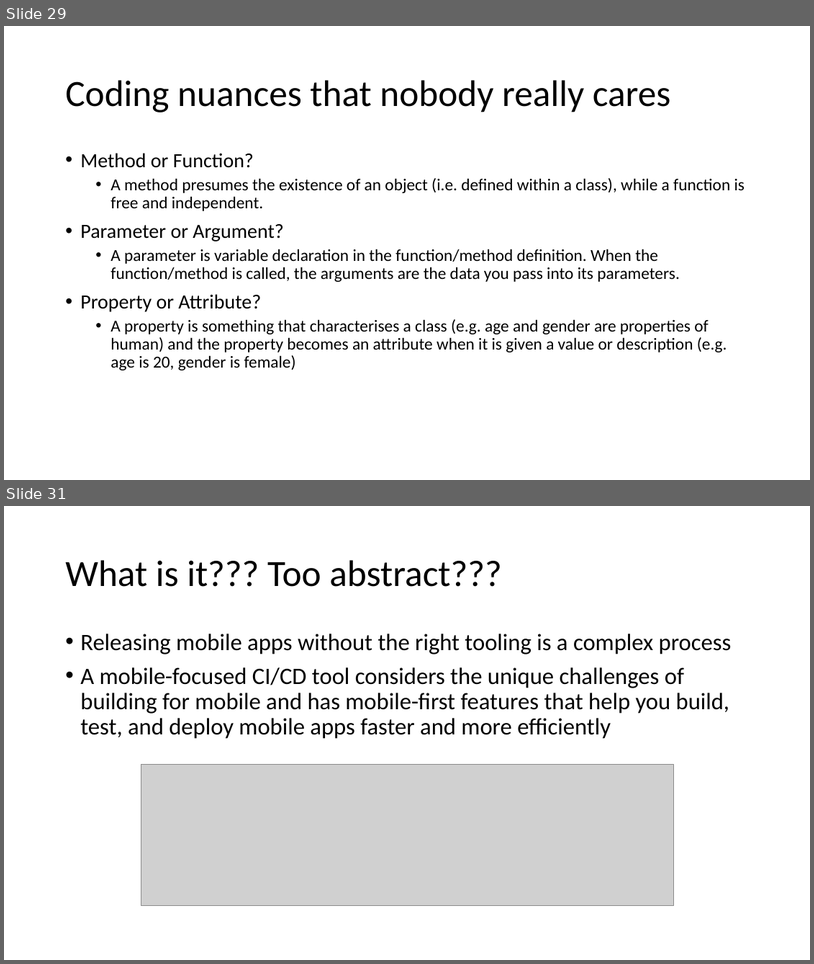
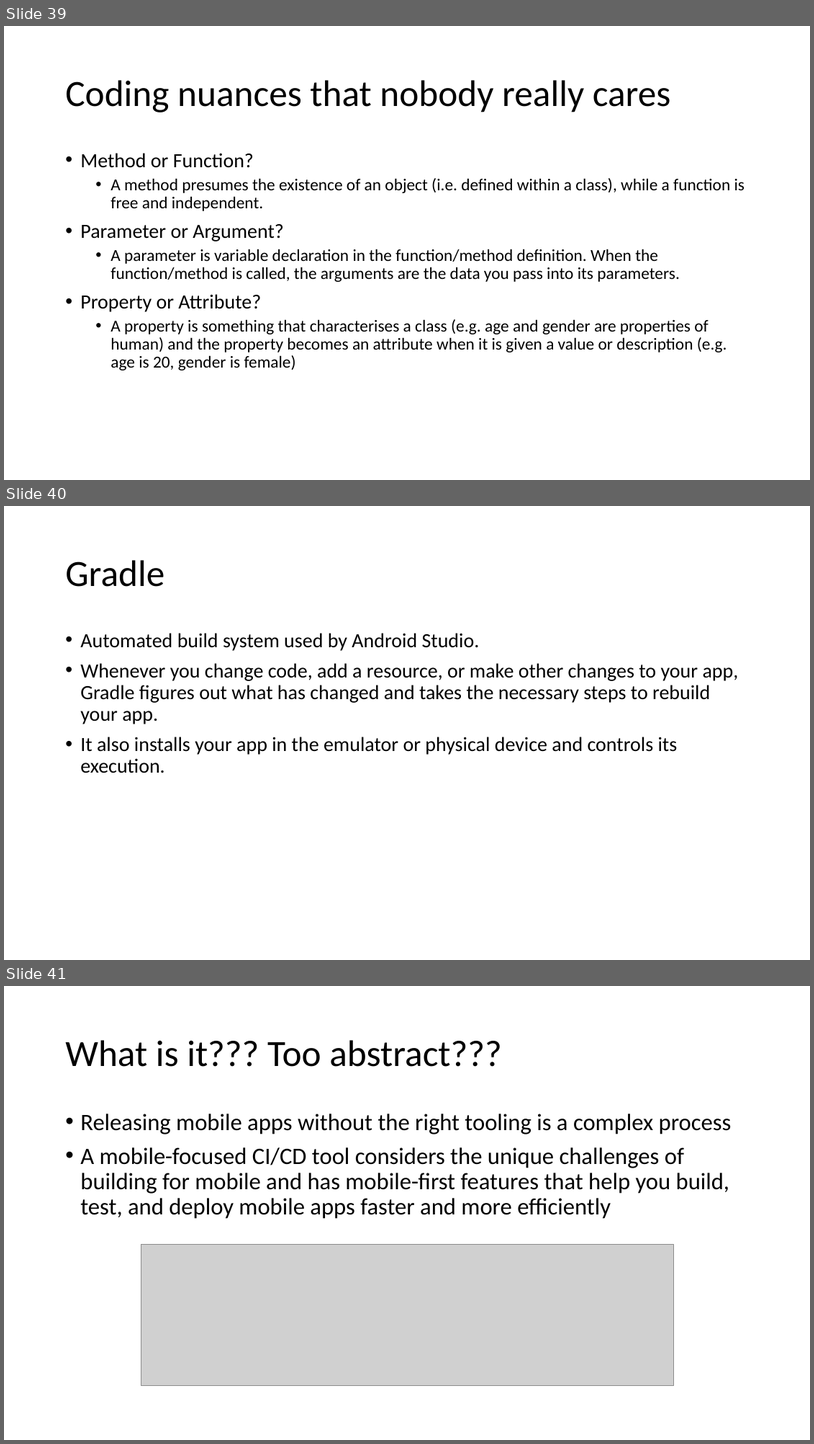
Before and after one commit to joellecorliss/Associate-Android-Developer, a slide deck: Android Basics in Kotlin.pptx. Shown one above the other, each under a label of ours: slides 29 and 31 before the commit, slides 39, 40 and 41 after it; the slides between them are not shown. The pictures are 814x964 and 814x1444 pixels, drawn with LibreOffice and Linux fonts; fonts in the diff are those of the drawing; grey boxes stand for pictures. Boxes give left, top, right and bottom in pixels: in the first picture for what was removed or moved away, otherwise in the second. Text is boxed around its words. In the diff, an @@ line names an element or a change of style, - is before the commit and + after.

```diff
--- a/Android Basics in Kotlin.pptx
+++ b/Android Basics in Kotlin.pptx
@@ slide 40 added at [4, 506, 810, 960], background #FFFFFF @@
@@ title added at [65, 560, 165, 587], 44 pt, text #000000 @@
+Gradle
@@ text added at [80, 633, 739, 773], 24 pt, text #000000 @@
+• Automated build system used by Android Studio.
+• Whenever you change code, add a resource, or make other changes to your app, Gradle figures out what has changed and takes the necessary steps to rebuild your app.
+• It also installs your app in the emulator or physical device and controls its execution.
@@ what was slide 29 is now slide 39 @@
@@ what was slide 31 is now slide 41 @@
```
Also in this commit, not shown: 7 slides changed, 10 other slides added, 1 slide removed.
